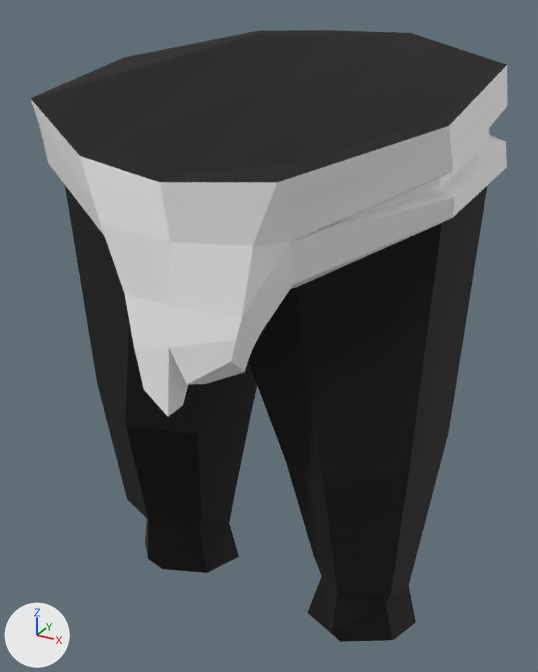
Before and after pictures for a commit that changed the glTF model client/public/models/parts/modular-fantasy-hero__SK_Chr_Hips_Female_00.glb.
One viewpoint serves both versions: a camera (50 mm lens) standing at (31.3, -53.5, 97.0) and looking at (-0.1, 3.6, 68.5). Arrows for +X, +Y and +Z are at lower left; the lights stay in place. The first picture is the older version. Vertices at exactly the same position are counted once.

The first picture shows 'SK_Chr_Hips_Female_00'.
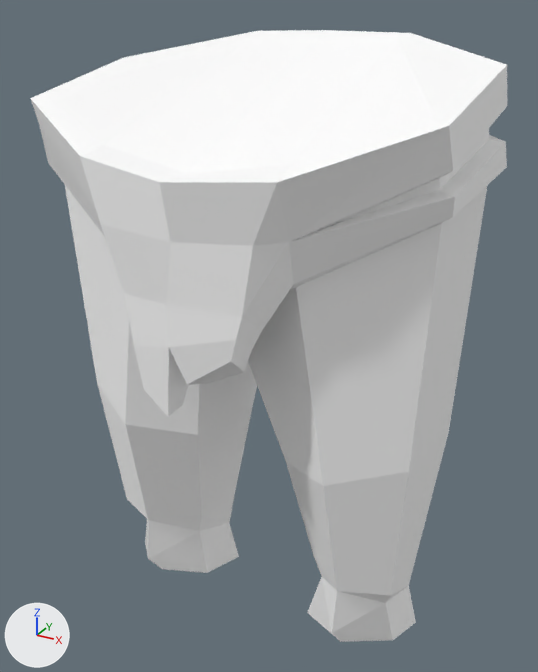
What differs and where, as boxes [x1, y1, x2, y2] in the pictures (538 x 672 px):
'SK_Chr_Hips_Female_00', recoloured (lighter): [30, 30, 507, 642] in both

The change, as a diff of the scene's bpy script:
```diff
--- a/client/public/models/parts/modular-fantasy-hero__SK_Chr_Hips_Female_00.glb.py
+++ b/client/public/models/parts/modular-fantasy-hero__SK_Chr_Hips_Female_00.glb.py
@@ mat_character @@
 n0 = _N.new('ShaderNodeBsdfPrincipled'); n0.name = 'Principled BSDF'
+n0.inputs[0].default_value = (1.0, 1.0, 1.0, 1.0)  # 'Base Color', white #ffffff
 n0.inputs[2].default_value = 0.85  # 'Roughness'
 n1 = _N.new('ShaderNodeOutputMaterial'); n1.name = 'Material Output'
-n2 = _N.new('ShaderNodeVertexColor'); n2.name = 'Color Attribute'
 _L.new(n0.outputs[0], n1.inputs[0])  # 'BSDF' to 'Surface'
-_L.new(n2.outputs[0], n0.inputs[0])  # 'Color' to 'Base Color'
@@ me_mesh_0 @@
 me_mesh_0.from_pydata(...)  # 126 vertices, 248 faces; spans x -19.1..19.2, y -12.2..17.5, z 37.4..95.2
 # used by ob_sk_chr_hips_female_00; location = (0.0, 0.0, 0.0)
+# me_mesh_0 part 1: vertex colours changed
 me_mesh_0.materials.append(mat_character)
```
